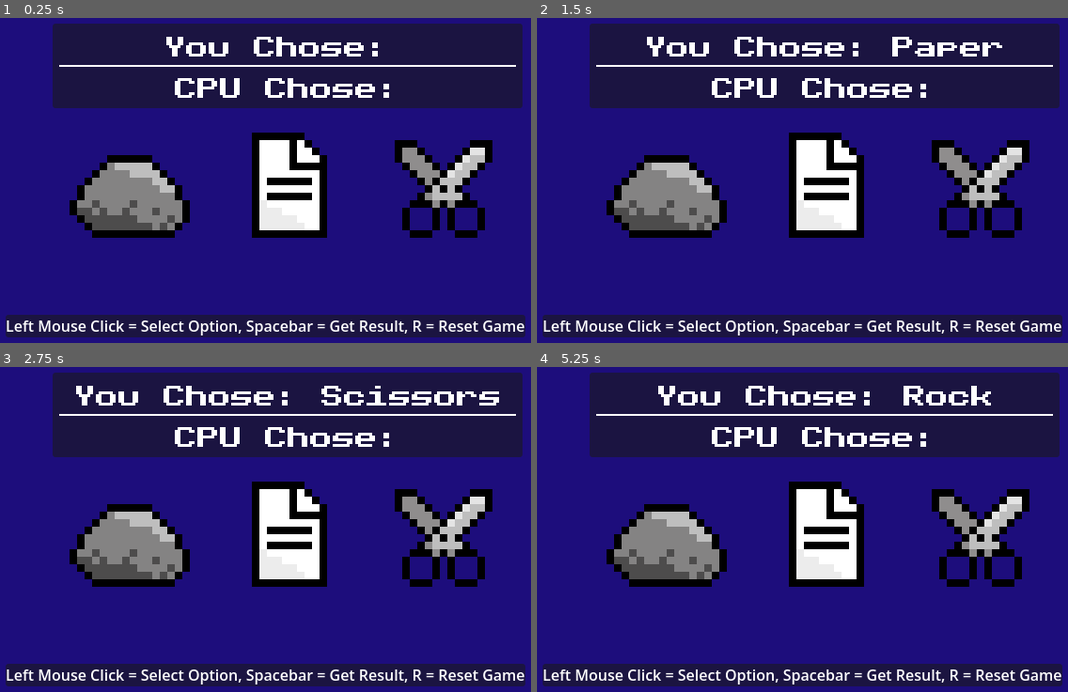
Above: before the commit, frames 1-4 (two rows, left to right).
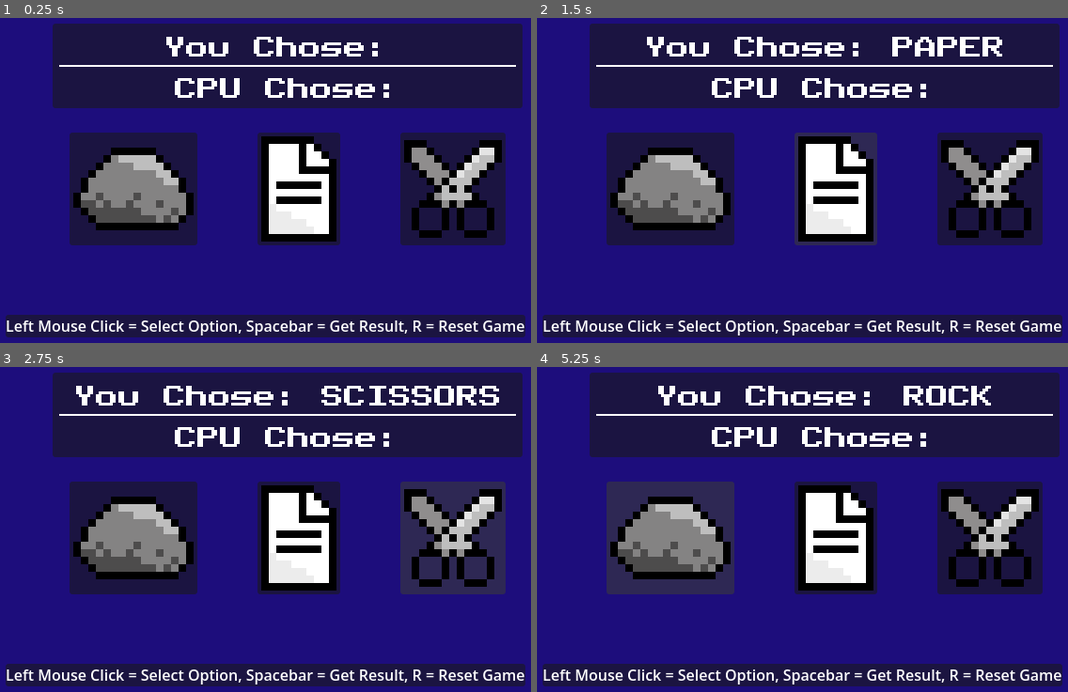
Above: after the commit, the same moments.

Repository: TenacityCodes/Rock-Paper-Scissors
Game: Godot game, scene res://gameplay.tscn
Same seed, same stepped clock (60 frames per second), same inputs: the game is played once before the commit and once after it.
Inputs (mouse positions are in pixels of both pictures, inside the frame that each line leads up to):
- Up to frame 1 (0.25 s): no input
- Up to frame 2 (1.5 s): click (669, 190) at 0.52 s; click (834, 190) at 1.27 s
- Up to frame 3 (2.75 s): click (451, 539) at 2.02 s
- Up to frame 4 (5.25 s): click (669, 539) at 2.77 s; click (834, 539) at 3.52 s; click (988, 539) at 4.27 s; click (669, 539) at 5.02 s

The runs differ from the first frame. In frame 1, 16% of the frame differs, in the area x 13-96%, y 35-70%; in frame 2, 16%; in frame 3, 17%, in the area x 13-96%, y 5-70%; in frame 4, 16%.

Commit message:
+Finished product
Finished version to be able to present to others at FGD, may be slightly modified, but is where it needs to be.

Diff:
--- a/gameplay.gd
+++ b/gameplay.gd
@@ -1,12 +1,6 @@
 extends Node2D
 
-var in_rock_area: bool = false
-var in_paper_area: bool = false
-var in_scissors_area: bool = false
-
-var rock: int = 1
-var paper: int = 2
-var scissors: int = 3
+enum RPS {ROCK, PAPER, SCISSORS}
 
 @onready var player_selection_label = $"Choices Display/PanelContainer/MarginContainer/VBoxContainer/Player Selection"
 @onready var cpu_selection_label = $"Choices Display/PanelContainer/MarginContainer/VBoxContainer/CPU Selection"
@@ -14,112 +8,67 @@
 @onready var outcome_label = $"Outcome Display/PanelContainer/MarginContainer/VBoxContainer/HBoxContainer/Outcome"
 @onready var outcome_to_display = $"Outcome Display"
 
-var player_selection_basic_label: String = "You Chose: "
-var cpu_selection_basic_label: String = "CPU Chose: "
-
-var items_can_be_changed: bool
+var player_selection_default_label: String = "You Chose: "
+var cpu_selection_default_label: String = "CPU Chose: "
 
 var reset_can_be_pressed: bool
 
-@onready var anticipation_wait_timer: float = 0.5
+@onready var anticipation_wait_timer: float = 1
 
-var player_choice: int = 0
+var player_choice: int = -1
 var cpu_choice: int = 0
 
 func _ready() -> void:
 	outcome_to_display.visible = false
-	items_can_be_changed = true
 	reset_can_be_pressed = true
 
-func _on_rock_area_2d_mouse_entered() -> void:
-	in_rock_area = true
-
-func _on_rock_area_2d_mouse_exited() -> void:
-	in_rock_area = false
-
-func _on_paper_area_2d_mouse_entered() -> void:
-	in_paper_area = true
-
-func _on_paper_area_2d_mouse_exited() -> void:
-	in_paper_area = false
-
-func _on_scissors_area_2d_mouse_entered() -> void:
-	in_scissors_area = true
-
-func _on_scissors_area_2d_mouse_exited() -> void:
-	in_scissors_area = false
-
-func _input(event:InputEvent) -> void:
-	if (items_can_be_changed):
-		if event is InputEventMouseButton and event.button_index == MOUSE_BUTTON_LEFT:
-			if (in_rock_area):
-				player_choice = 1
-				player_selection_label.text = player_selection_basic_label + "Rock"
-			elif (in_paper_area):
-				player_choice = 2
-				player_selection_label.text = player_selection_basic_label + "Paper"
-			elif (in_scissors_area):
-				player_choice = 3
-				player_selection_label.text = player_selection_basic_label + "Scissors"
 
 func _process(delta: float) -> void:
 	if Input.is_action_just_pressed("continue"):
-		if (items_can_be_changed):
-			reset_can_be_pressed = false
-			items_can_be_changed = false
-			cpu_select()
-			await get_tree().create_timer(anticipation_wait_timer).timeout
-			determine_outcome()
-			reset_can_be_pressed = true
+		cpu_select()
+		await get_tree().create_timer(anticipation_wait_timer).timeout
+		determine_outcome()
 
 	if (reset_can_be_pressed):
 		if Input.is_action_just_pressed("reset"):
-			reset()
+			get_tree().reload_current_scene()
 
 func cpu_select():
-	cpu_choice = randi_range(1,3)
+	cpu_choice = randi_range(RPS.ROCK,RPS.SCISSORS)
 
-	if (cpu_choice == 1):
-		cpu_selection_label.text = cpu_selection_basic_label + "Rock"
-	elif (cpu_choice == 2):
-		cpu_selection_label.text = cpu_selection_basic_label + "Paper"
-	elif (cpu_choice == 3):
-		cpu_selection_label.text = cpu_selection_basic_label + "Scissors"
+	cpu_selection_label.text = cpu_selection_default_label + RPS.keys()[cpu_choice]
 
 func determine_outcome():
 	var outcome: String = ""
 
-	if (player_choice == 0):
+	if (player_choice == -1):
 		outcome = "No Input Entered"
 
-	elif (cpu_choice == player_choice):
-		outcome = "It's A Draw!"
+	var combos = {RPS.ROCK: RPS.SCISSORS, RPS.PAPER: RPS.ROCK, RPS.SCISSORS: RPS.ROCK}
 
-	elif (player_choice == rock):
-		if (cpu_choice == paper):
-			outcome = "You Lost."
-		if (cpu_choice == scissors):
-			outcome = "You Win!"
-
-	elif (player_choice == paper):
-		if (cpu_choice == rock):
-			outcome = "You Win!"
-		if (cpu_choice == scissors):
-			outcome = "You Lost."
-
-	elif (player_choice == scissors):
-		if (cpu_choice == rock):
-			outcome = "You Lost."
-		if (cpu_choice == paper):
-			outcome = "You Win!"
+	if (player_choice == cpu_choice): # TIE
+		outcome = "YOU TIE!"
+	elif (combos[player_choice] == cpu_choice): # WIN
+		outcome = "YOU WIN!"
+	else: # LOSE
+		outcome = "YOU LOSE!"
 
 	outcome_to_display.visible = true
 	outcome_label.text = outcome
 
-func reset():
-	player_choice = 0
-	cpu_choice = 0
-	items_can_be_changed = true
-	player_selection_label.text = player_selection_basic_label
-	cpu_selection_label.text = cpu_selection_basic_label
-	outcome_to_display.visible = false
+
+func _on_rock_btn_button_down() -> void:
+	player_choice = RPS.ROCK
+	player_selection_label.text = player_selection_default_label + "ROCK"
+
+
+
+func _on_paper_btn_button_down() -> void:
+	player_choice = RPS.PAPER
+	player_selection_label.text = player_selection_default_label + "PAPER"
+
+
+
+func _on_scissors_btn_button_down() -> void:
+	player_choice = RPS.SCISSORS
+	player_selection_label.text = player_selection_default_label + "SCISSORS"
--- a/gameplay.tscn
+++ b/gameplay.tscn
@@ -2,17 +2,10 @@
 
 [ext_resource type="Texture2D" uid="uid://n8w7dfinnweu" path="res://Assets/RPS-background.png" id="1_n4psk"]
 [ext_resource type="Script" uid="uid://dtg2p14pymxol" path="res://gameplay.gd" id="1_oe8ih"]
-[ext_resource type="Texture2D" uid="uid://ew7ixwtosdq3" path="res://Assets/RPS-Assets.png" id="2_ej4tk"]
 [ext_resource type="FontFile" uid="uid://da3yvnvdhvfai" path="res://Assets/PublicPixel-rv0pA.ttf" id="4_xuee5"]
-
-[sub_resource type="RectangleShape2D" id="RectangleShape2D_smepj"]
-size = Vector2(136, 96)
-
-[sub_resource type="RectangleShape2D" id="RectangleShape2D_oe8ih"]
-size = Vector2(96, 120)
-
-[sub_resource type="RectangleShape2D" id="RectangleShape2D_xuee5"]
-size = Vector2(104, 120)
+[ext_resource type="Texture2D" uid="uid://df6fl46em7rko" path="res://Assets/rock.png" id="5_smepj"]
+[ext_resource type="Texture2D" uid="uid://t0iis4vqfjkn" path="res://Assets/paper.png" id="6_fbudy"]
+[ext_resource type="Texture2D" uid="uid://cm57ejxygf3d4" path="res://Assets/scissors.png" id="7_0m7cd"]
 
 [sub_resource type="StyleBoxLine" id="StyleBoxLine_xuee5"]
 color = Color(1, 1, 1, 1)
@@ -25,44 +18,6 @@
 texture_filter = 1
 texture = ExtResource("1_n4psk")
 centered = false
-
-[node name="Rock" type="Sprite2D" parent="." unique_id=1547763850]
-texture_filter = 1
-position = Vector2(152, 192)
-texture = ExtResource("2_ej4tk")
-region_enabled = true
-region_rect = Rect2(64, 104, 160, 160)
-
-[node name="Area2D" type="Area2D" parent="Rock" unique_id=2050225847]
-
-[node name="CollisionShape2D" type="CollisionShape2D" parent="Rock/Area2D" unique_id=148776745]
-position = Vector2(-2, 12)
-shape = SubResource("RectangleShape2D_smepj")
-
-[node name="Paper" type="Sprite2D" parent="." unique_id=623750367]
-texture_filter = 1
-position = Vector2(322, 192)
-texture = ExtResource("2_ej4tk")
-region_enabled = true
-region_rect = Rect2(248, 104, 160, 160)
-
-[node name="Area2D" type="Area2D" parent="Paper" unique_id=2123939388]
-
-[node name="CollisionShape2D" type="CollisionShape2D" parent="Paper/Area2D" unique_id=1873128034]
-shape = SubResource("RectangleShape2D_oe8ih")
-
-[node name="Scissors" type="Sprite2D" parent="." unique_id=202559834]
-texture_filter = 1
-position = Vector2(482, 192)
-texture = ExtResource("2_ej4tk")
-region_enabled = true
-region_rect = Rect2(408, 104, 160, 160)
-
-[node name="Area2D" type="Area2D" parent="Scissors" unique_id=1463157833]
-
-[node name="CollisionShape2D" type="CollisionShape2D" parent="Scissors/Area2D" unique_id=1118226394]
-position = Vector2(4, 0)
-shape = SubResource("RectangleShape2D_xuee5")
 
 [node name="Outcome Display" type="Control" parent="." unique_id=1857891672]
 layout_mode = 3
@@ -161,9 +116,36 @@
 theme_override_font_sizes/font_size = 16
 text = "Left Mouse Click = Select Option, Spacebar = Get Result, R = Reset Game"
 
-[connection signal="mouse_entered" from="Rock/Area2D" to="." method="_on_rock_area_2d_mouse_entered"]
-[connection signal="mouse_exited" from="Rock/Area2D" to="." method="_on_rock_area_2d_mouse_exited"]
-[connection signal="mouse_entered" from="Paper/Area2D" to="." method="_on_paper_area_2d_mouse_entered"]
-[connection signal="mouse_exited" from="Paper/Area2D" to="." method="_on_paper_area_2d_mouse_exited"]
-[connection signal="mouse_entered" from="Scissors/Area2D" to="." method="_on_scissors_area_2d_mouse_entered"]
-[connection signal="mouse_exited" from="Scissors/Area2D" to="." method="_on_scissors_area_2d_mouse_exited"]
+[node name="FullScreen" type="Control" parent="." unique_id=2072622259]
+layout_mode = 3
+anchors_preset = 0
+offset_right = 640.0
+offset_bottom = 368.0
+
+[node name="attackContainer" type="HBoxContainer" parent="FullScreen" unique_id=865335679]
+custom_minimum_size = Vector2(360, 100)
+layout_mode = 0
+offset_top = 136.0
+offset_right = 640.0
+offset_bottom = 256.0
+theme_override_constants/separation = 64
+alignment = 1
+
+[node name="rockBtn" type="Button" parent="FullScreen/attackContainer" unique_id=1704859382]
+layout_mode = 2
+icon = ExtResource("5_smepj")
+icon_alignment = 1
+
+[node name="paperBtn" type="Button" parent="FullScreen/attackContainer" unique_id=6275164]
+layout_mode = 2
+icon = ExtResource("6_fbudy")
+icon_alignment = 1
+
+[node name="scissorsBtn" type="Button" parent="FullScreen/attackContainer" unique_id=679341940]
+layout_mode = 2
+icon = ExtResource("7_0m7cd")
+icon_alignment = 1
+
+[connection signal="button_down" from="FullScreen/attackContainer/rockBtn" to="." method="_on_rock_btn_button_down"]
+[connection signal="button_down" from="FullScreen/attackContainer/paperBtn" to="." method="_on_paper_btn_button_down"]
+[connection signal="button_down" from="FullScreen/attackContainer/scissorsBtn" to="." method="_on_scissors_btn_button_down"]
Binary file added: Assets/paper.png
Not shown, added: Assets/paper.png.import
Binary file added: Assets/rock.png
Not shown, added: Assets/rock.png.import
Binary file added: Assets/scissors.png
Not shown, added: Assets/scissors.png.import
